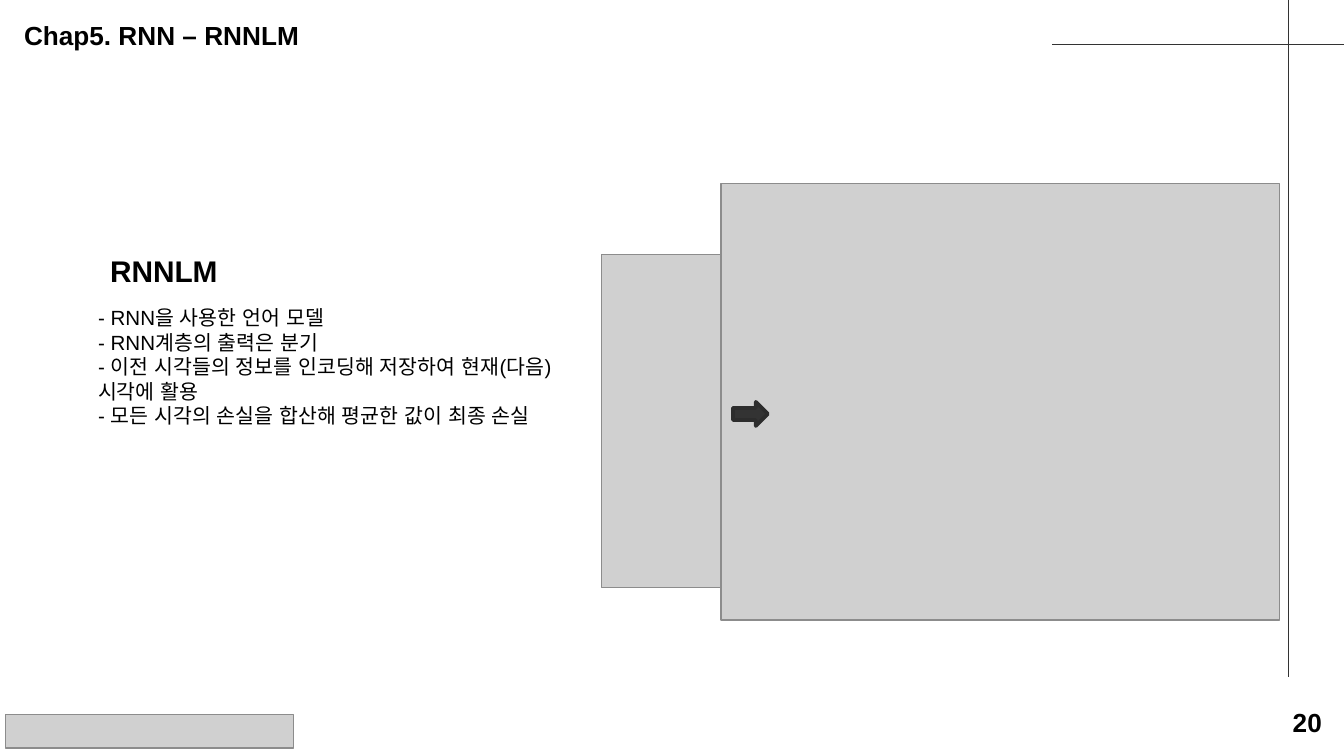
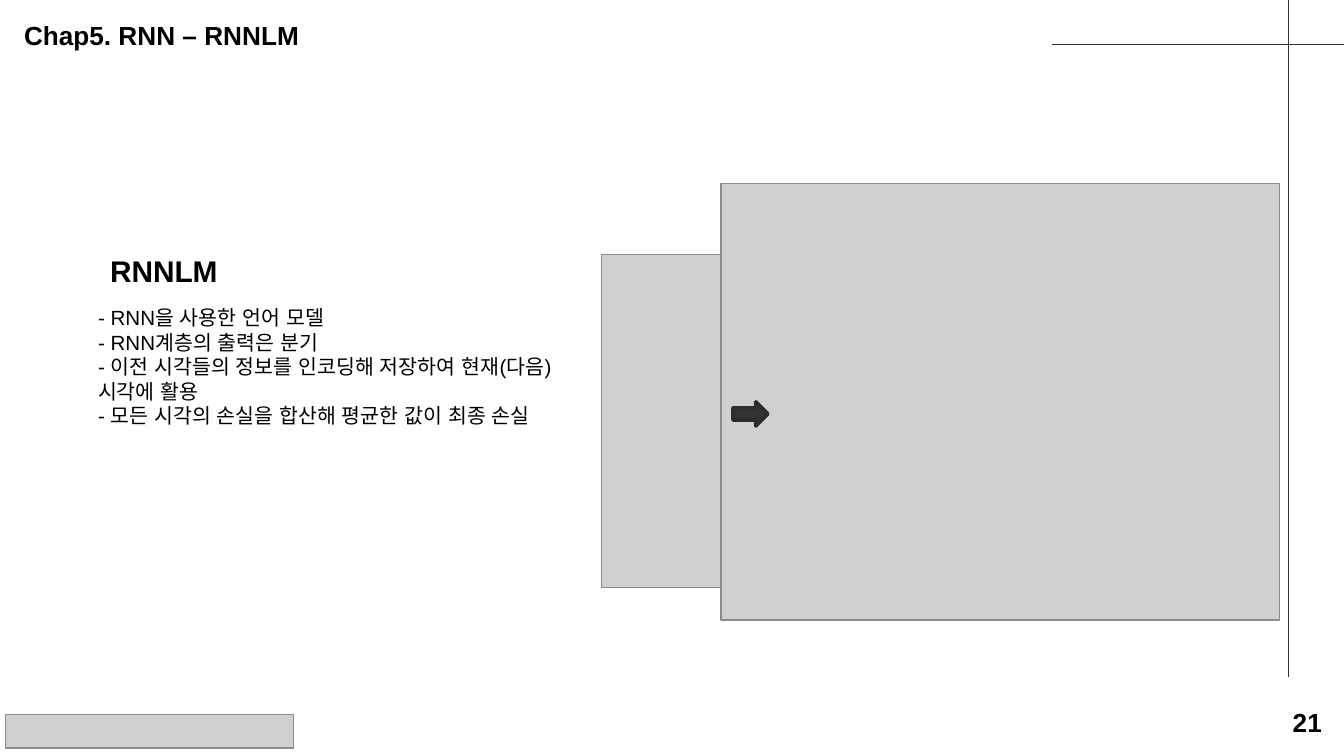
Before and after one commit to seungdeng/Deep-Learning-from-Scratch, a slide deck: slide 24 of study/발표자료/20250220_밑딥2_이승건_chap2345발표자료.pptx (slide 20 before the commit). Drawn at 1344x756 pixels with LibreOffice and Linux fonts; fonts in the diff are those of the drawing; grey boxes stand for pictures. Boxes give left, top, right and bottom in pixels: in the first picture for what was removed or moved away, otherwise in the second. Text is boxed around its words. In the diff, an @@ line names an element or a change of style, - is before the commit and + after.

```diff
--- a/study/발표자료/20250220_밑딥2_이승건_chap2345발표자료.pptx
+++ b/study/발표자료/20250220_밑딥2_이승건_chap2345발표자료.pptx
@@ text at bbox=[1293, 713, 1322, 732]: text changed @@
-20
+21
```
Also in this commit, not shown: 12 other slides changed, 5 slides added, 1 slide removed.
